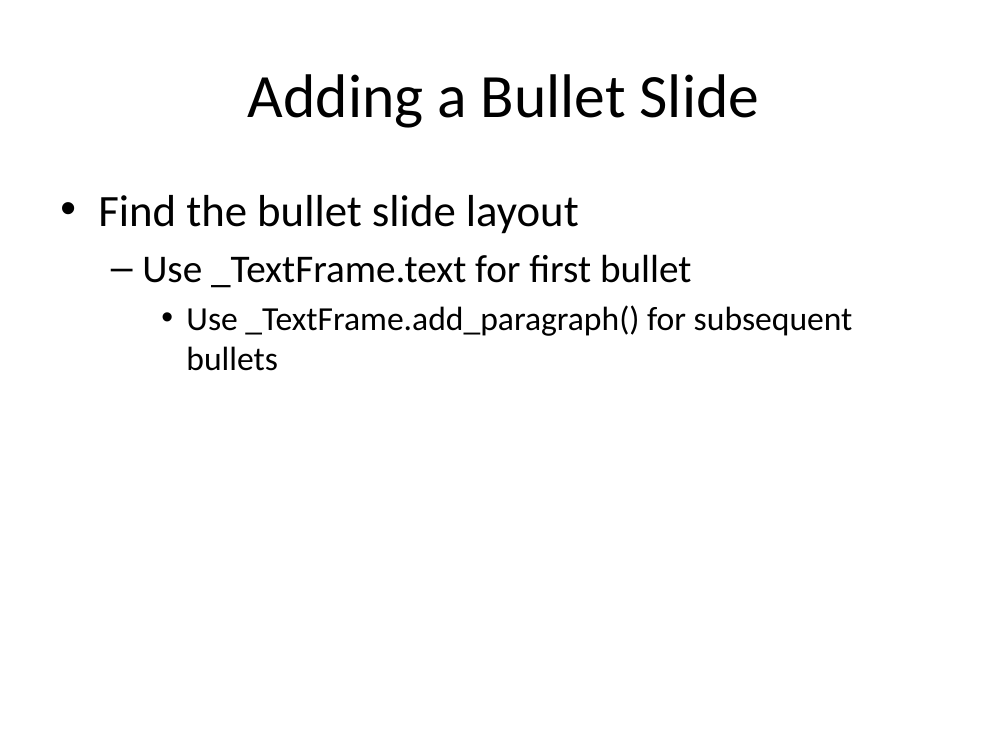
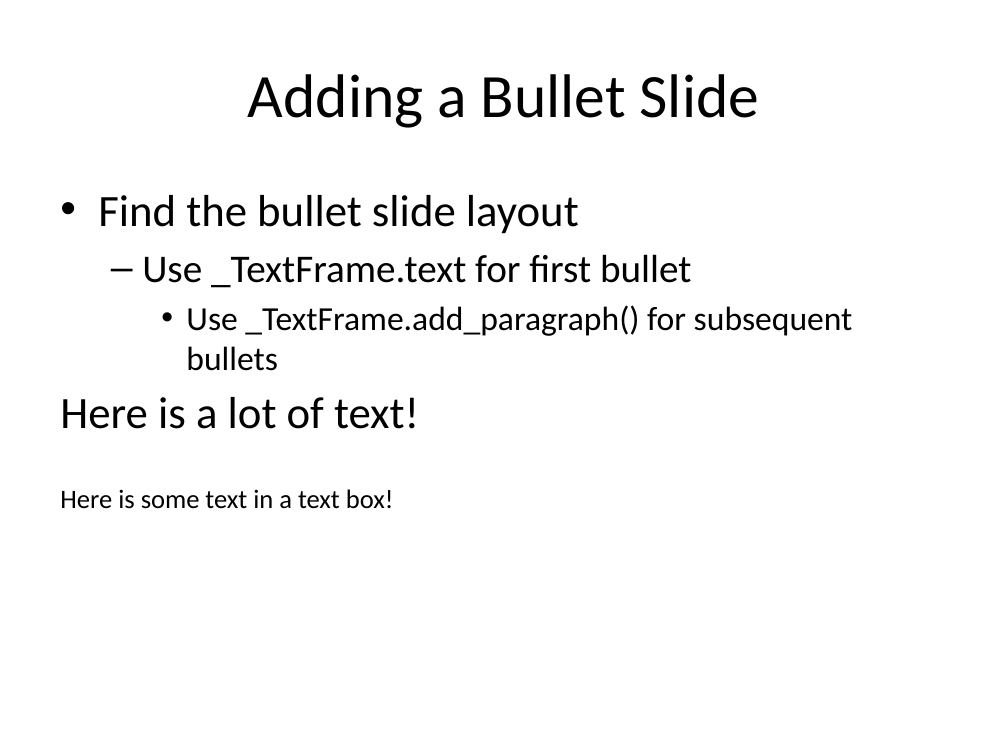
Before and after one commit to Unstructured-IO/unstructured, a slide deck: slide 1 of example-docs/fake-power-point.pptx. Drawn at 1008x756 pixels with LibreOffice and Linux fonts; fonts in the diff are those of the drawing. Boxes give left, top, right and bottom in pixels: in the first picture for what was removed or moved away, otherwise in the second. Text is boxed around its words. In the diff, an @@ line names an element or a change of style, - is before the commit and + after.

Commit message:
parition pptx and tests

```diff
--- a/example-docs/fake-power-point.pptx
+++ b/example-docs/fake-power-point.pptx
@@ text at box(60, 397, 419, 429): paragraph added @@
+Here is a lot of text!
@@ text added at box(60, 489, 394, 509), 19 pt, text #000000 @@
+Here is some text in a text box!
```
Also in this commit, not shown: 2 other files.
